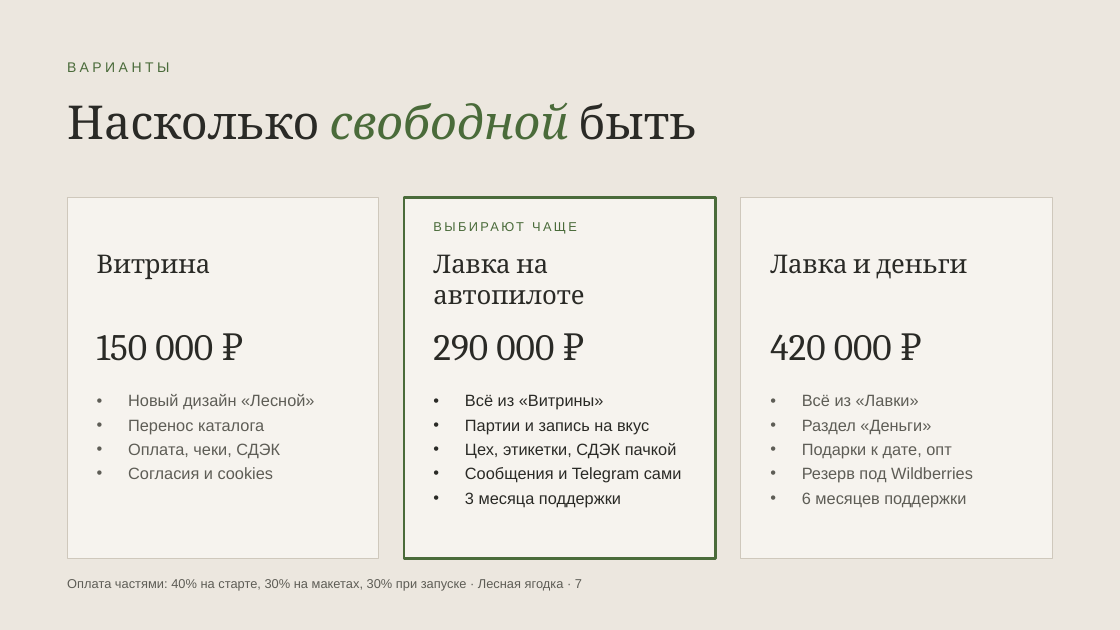
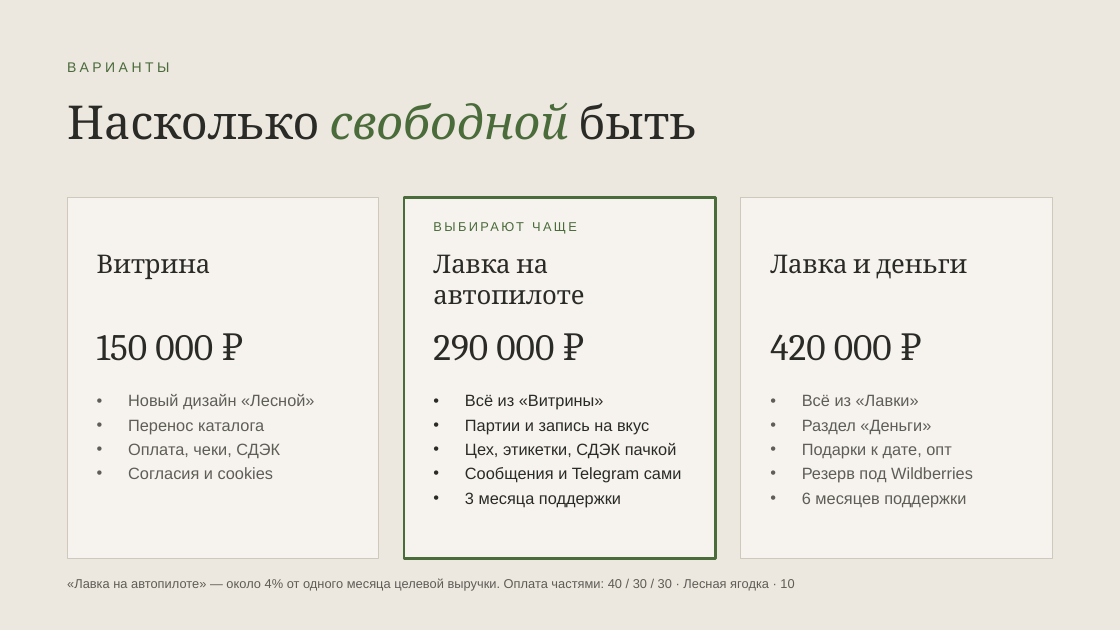
Before and after one commit to ellischment/svoya_ferma, a slide deck: slide 10 of docs/preview/lesnaya-yagodka-predlozhenie.pptx (slide 8 before the commit). Drawn at 1120x630 pixels with LibreOffice and Linux fonts; fonts in the diff are those of the drawing. Boxes give left, top, right and bottom in pixels: in the first picture for what was removed or moved away, otherwise in the second. Text is boxed around its words. In the diff, an @@ line names an element or a change of style, - is before the commit and + after.

```diff
--- a/docs/preview/lesnaya-yagodka-predlozhenie.pptx
+++ b/docs/preview/lesnaya-yagodka-predlozhenie.pptx
@@ text at (x1=67, y1=578, x2=794, y2=591): text changed @@
-Оплата частями: 40% на старте, 30% на макетах, 30% при запуске · Лесная ягодка · 7
+«Лавка на автопилоте» — около 4% от одного месяца целевой выручки. Оплата частями: 40 / 30 / 30 · Лесная ягодка · 10
```
Also in this commit, not shown: 8 other slides changed, 3 slides added, 1 slide removed.
